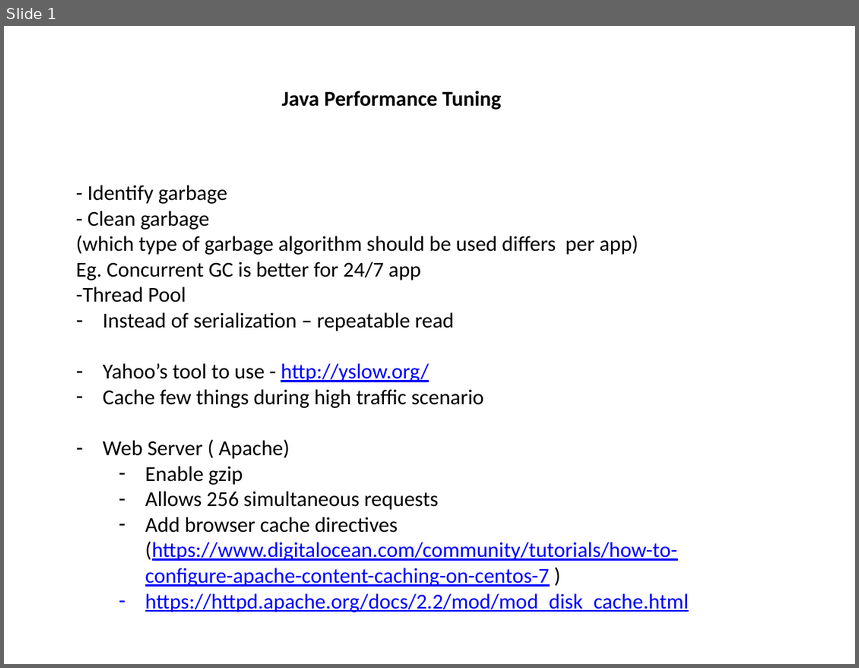
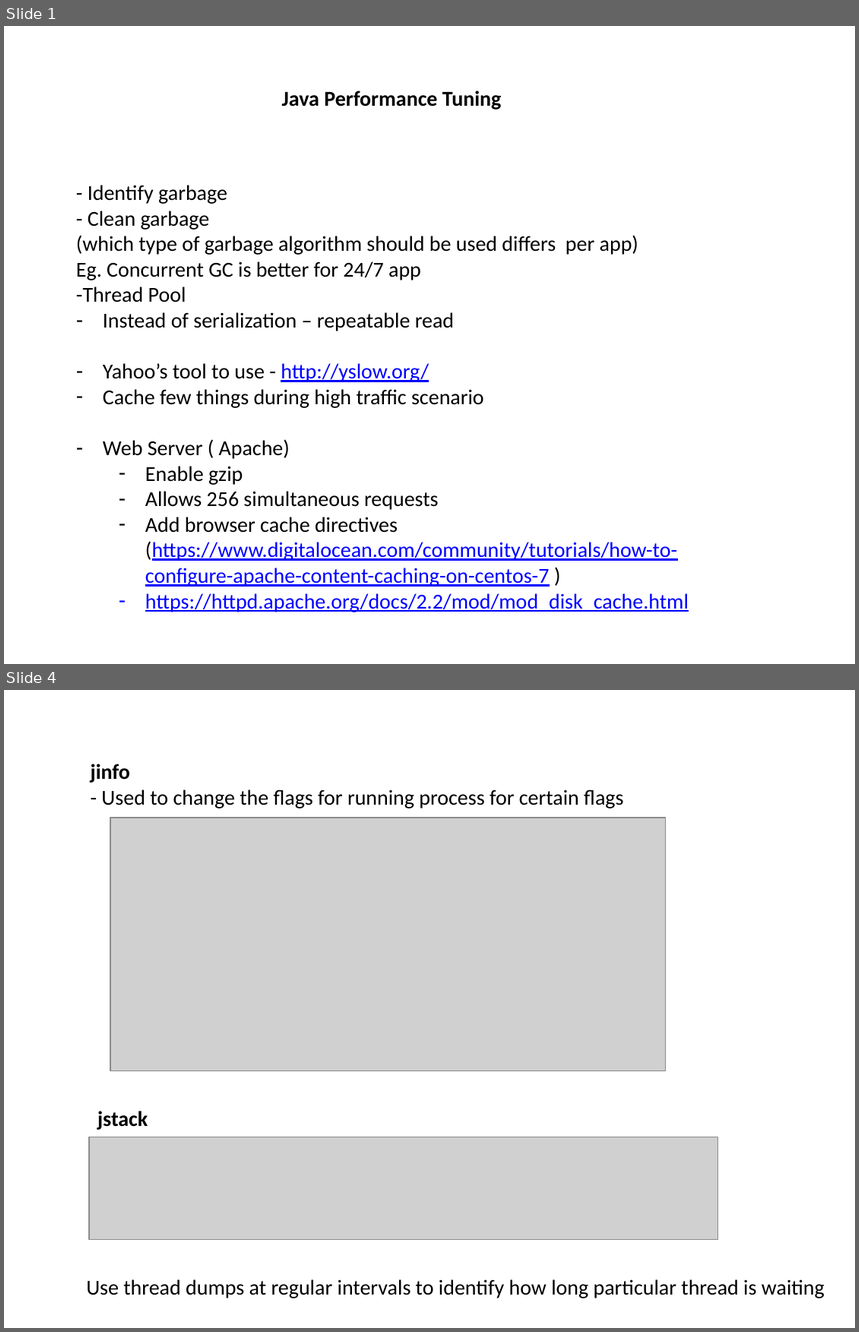
Before and after one commit to mdparthi/JavaPerformanceTuning, a slide deck: JPTInfo.pptx. Shown one above the other, each under a label of ours: slide 1 before the commit, slides 1 and 4 after it; the slides between them are not shown. The pictures are 859x668 and 859x1332 pixels, drawn with LibreOffice and Linux fonts; fonts in the diff are those of the drawing; grey boxes stand for pictures. Boxes give left, top, right and bottom in pixels: in the first picture for what was removed or moved away, otherwise in the second. Text is boxed around its words. In the diff, an @@ line names an element or a change of style, - is before the commit and + after.

Commit message:
update

```diff
--- a/JPTInfo.pptx
+++ b/JPTInfo.pptx
@@ slide 4 added at [4,690,855,1328], background #FFFFFF @@
@@ text added at [91,764,623,809], 18 pt, text #000000 @@
+jinfo
+- Used to change the flags for running process for certain flags
@@ picture added at [110,818,665,1072] @@
@@ text added at [97,1111,148,1130], 18 pt, text #000000, bold @@
+jstack
@@ picture added at [89,1137,718,1240] @@
@@ text added at [86,1280,825,1299], 18 pt, text #000000 @@
+Use thread dumps at regular intervals to identify how long particular thread is waiting
```
Also in this commit, not shown: 3 other slides added.
